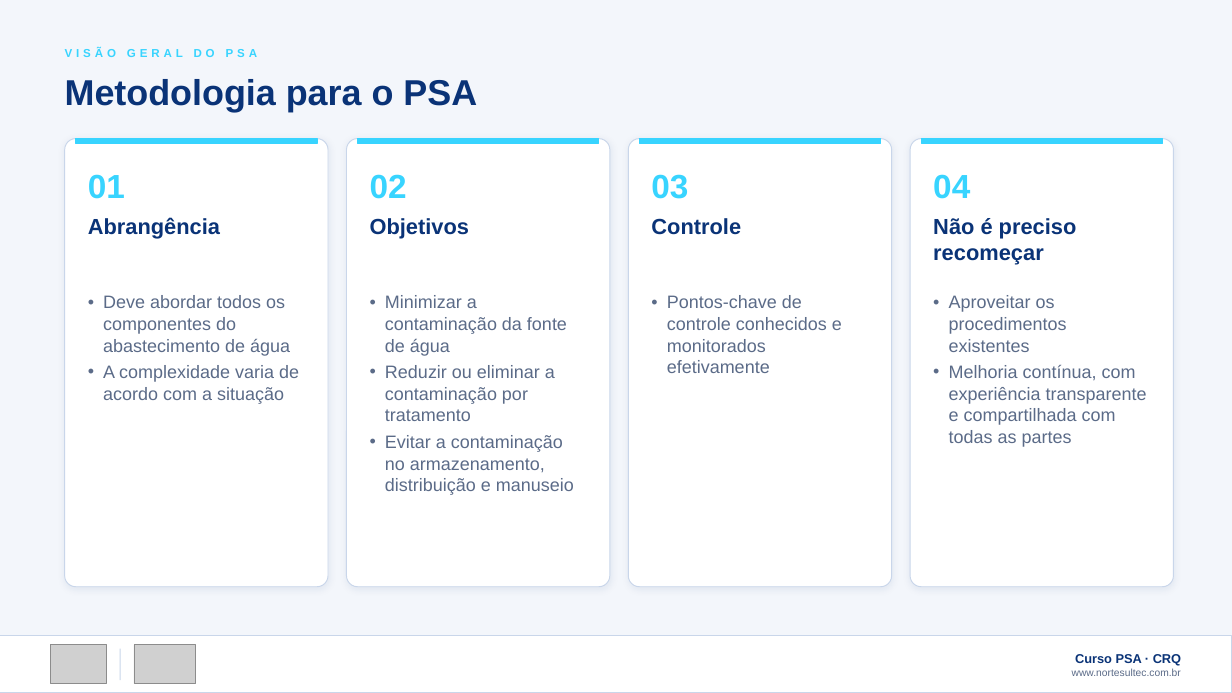
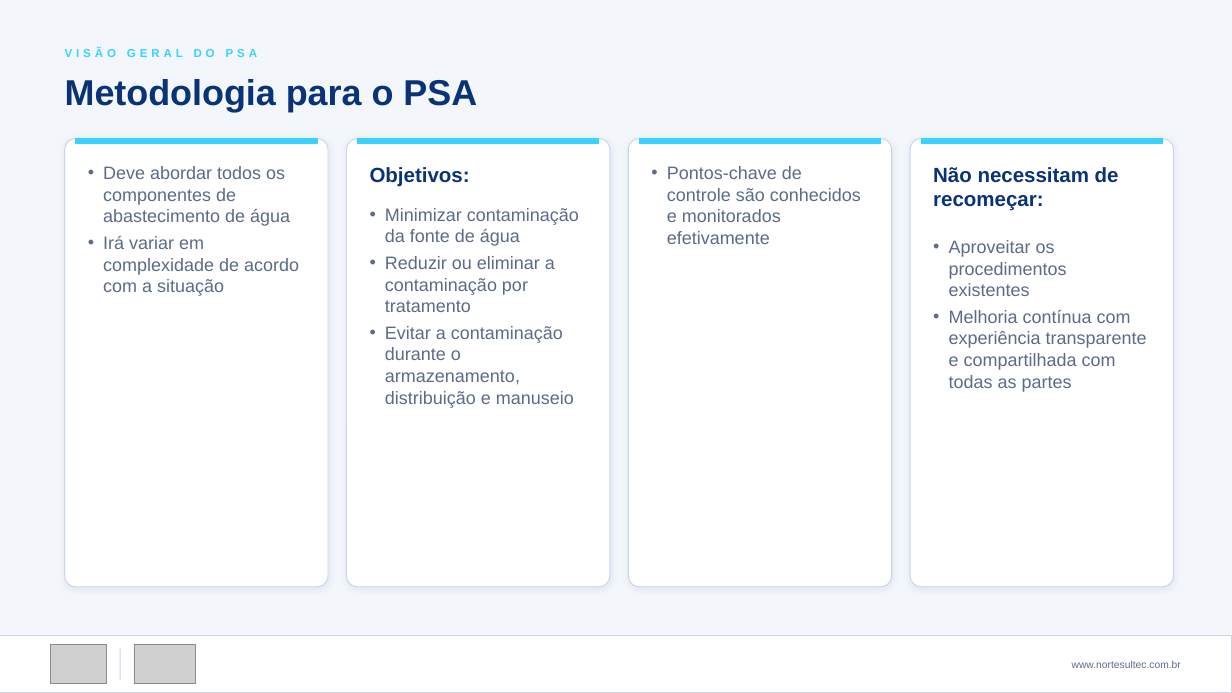
Before and after one commit to victorsntz/norte-sul-portfolio, a slide deck: slide 22 of apresentacoes/Curso-PSA-Plano-de-Seguranca-da-Agua-NorteSul.pptx. Drawn at 1232x693 pixels with LibreOffice and Linux fonts; fonts in the diff are those of the drawing; grey boxes stand for pictures. Boxes give left, top, right and bottom in pixels: in the first picture for what was removed or moved away, otherwise in the second. Text is boxed around its words. In the diff, an @@ line names an element or a change of style, - is before the commit and + after.

```diff
--- a/apresentacoes/Curso-PSA-Plano-de-Seguranca-da-Agua-NorteSul.pptx
+++ b/apresentacoes/Curso-PSA-Plano-de-Seguranca-da-Agua-NorteSul.pptx
@@ text removed at bbox=[88, 174, 125, 199] @@
-01
@@ text at bbox=[103, 166, 299, 296]: text changed @@
-• Deve abordar todos os componentes do abastecimento de água
-• A complexidade varia de acordo com a situação
+• Deve abordar todos os componentes de abastecimento de água
+• Irá variar em complexidade de acordo com a situação
@@ text at bbox=[370, 167, 470, 187]: text changed; size 17 to 16 pt @@
-Objetivos
+Objetivos:
@@ text removed at bbox=[370, 174, 407, 199] @@
-02
@@ text removed at bbox=[651, 174, 688, 199] @@
-03
@@ text at bbox=[667, 166, 861, 244]: text changed @@
-• Pontos-chave de controle conhecidos e monitorados efetivamente
+• Pontos-chave de controle são conhecidos e monitorados efetivamente
@@ text at bbox=[933, 167, 1119, 211]: text changed; size 17 to 16 pt @@
-Não é preciso recomeçar
+Não necessitam de recomeçar:
@@ text removed at bbox=[933, 174, 970, 199] @@
-04
@@ text "Minimizar contaminação da fonte de ...": place and size @@
-text "Minimizar contaminação da fonte de ..." at bbox=[385, 295, 574, 495]
+text "Minimizar contaminação da fonte de ..." at bbox=[385, 208, 579, 408]
@@ text at bbox=[385, 208, 579, 246]: text changed @@
-• Minimizar a contaminação da fonte de água
+• Minimizar contaminação da fonte de água
@@ text removed at bbox=[88, 217, 220, 239] @@
-Abrangência
@@ text removed at bbox=[651, 218, 741, 235] @@
-Controle
@@ text "Aproveitar os procedimentos existentes": place and size @@
-text "Aproveitar os procedimentos existentes" at bbox=[949, 295, 1147, 447]
+text "Aproveitar os procedimentos existentes" at bbox=[949, 240, 1147, 392]
@@ text at bbox=[385, 326, 574, 408]: text changed @@
-• Evitar a contaminação no armazenamento, distribuição e manuseio
+• Evitar a contaminação durante o armazenamento, distribuição e manuseio
@@ text at bbox=[949, 310, 1147, 392]: text changed @@
-• Melhoria contínua, com experiência transparente e compartilhada com todas as partes
+• Melhoria contínua com experiência transparente e compartilhada com todas as partes
@@ text at bbox=[1075, 654, 1181, 666]: paragraph removed @@
-Curso PSA · CRQ
```
Also in this commit, not shown: 27 other slides changed, 2 other files.
